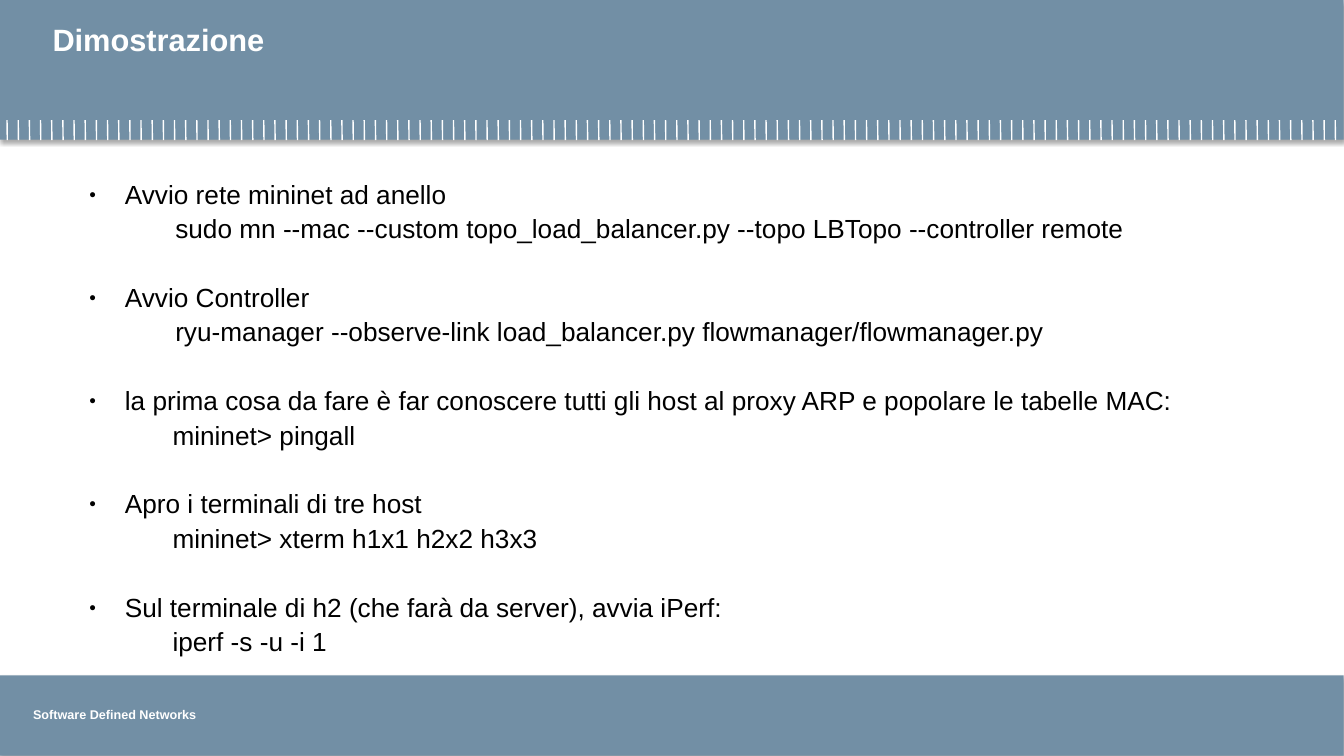
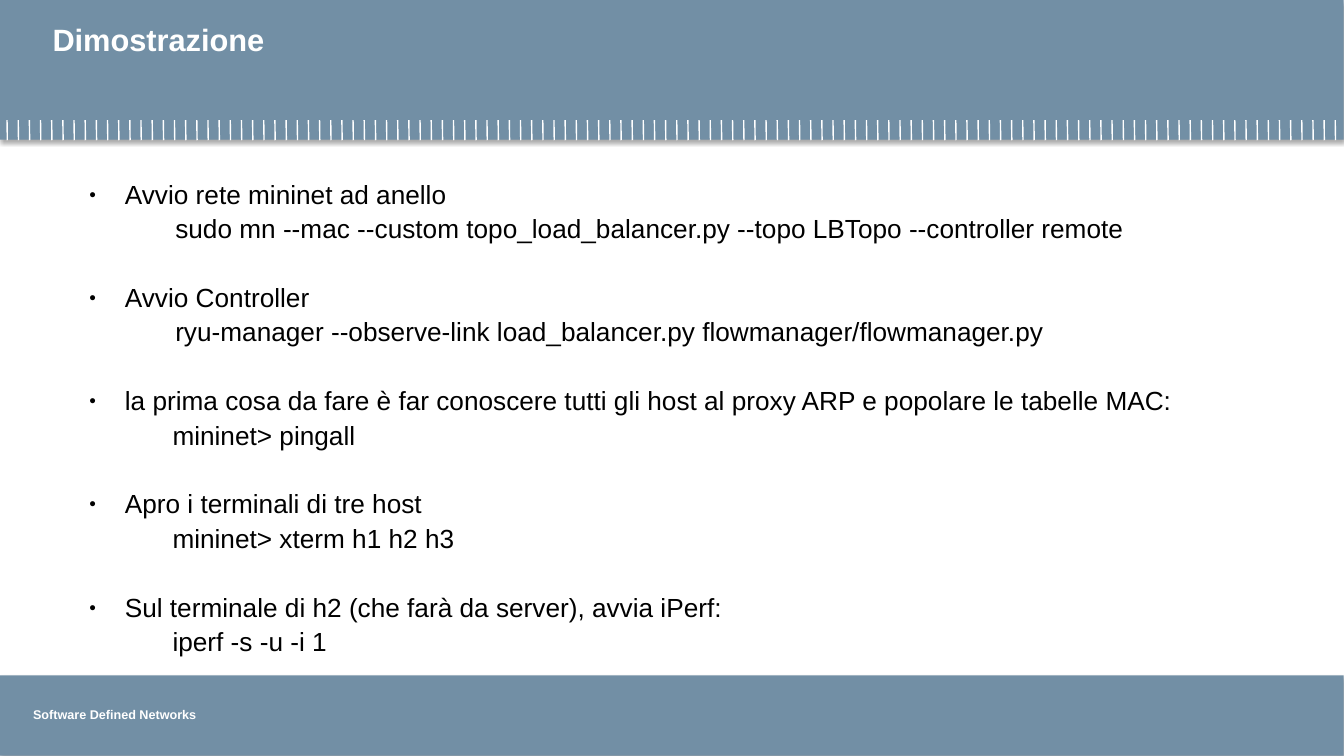
Before and after one commit to matteo-sabino-polimi/SDN_Gruppo4_2026, a slide deck: slide 8 of template/template_intermedio1.pptx. Drawn at 1344x756 pixels with LibreOffice and Linux fonts; fonts in the diff are those of the drawing; background and template pictures are left out. Boxes give left, top, right and bottom in pixels: in the first picture for what was removed or moved away, otherwise in the second. Text is boxed around its words. In the diff, an @@ line names an element or a change of style, - is before the commit and + after.

```diff
--- a/template/template_intermedio1.pptx
+++ b/template/template_intermedio1.pptx
@@ text at (173,529,454,549): text changed @@
-mininet> xterm h1x1 h2x2 h3x3
+mininet> xterm h1 h2 h3
```
Also in this commit, not shown: 2 other slides changed, 1 slide added.
